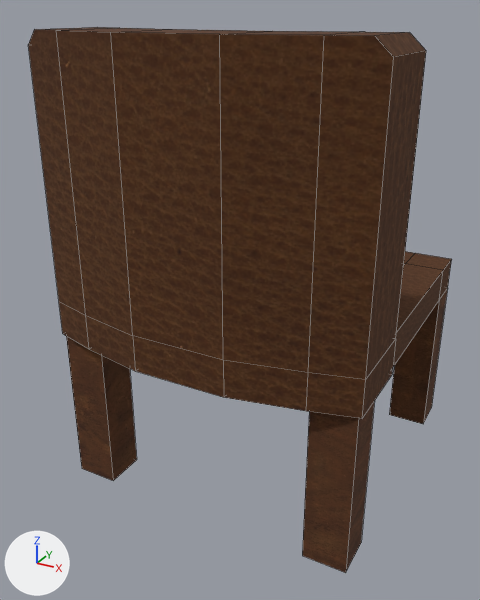
An edit to the FBX model Assets/Bar/Models/chair.fbx, drawn before and after from the same camera.
Camera for both pictures: a camera (50 mm lens) standing at (-1.011, -0.017, 0.553) and looking at (-1.379, 0.653, 0.218). Arrows for +X, +Y and +Z are at lower left; the lights stay in place. The first picture is the older version. Mesh edges are drawn as thin lines. Where no turn or scale is listed for an object, it has been applied to the vertices.

The first picture shows 'Chair.001'.
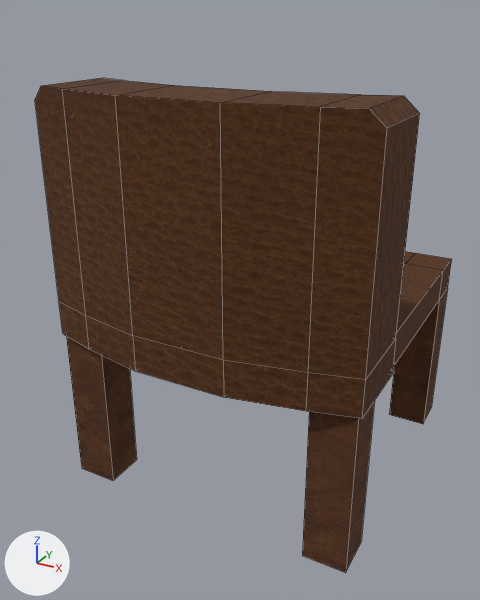
The newer file is also turned or shifted as a whole; pictures and numbers use the older file's frame.

Boxes [x1, y1, x2, y2] around the edits, measured in the pictures (480 x 600 px; the box of a moved part takes in the faces that stretch with it):
```json
{"object": "Chair.001", "change": "reshaped", "before": [28, 27, 452, 573], "after": [35, 78, 452, 573], "on screen": "9% shorter"}
{"part": 1, "of": "me_cylinder_004", "change": "moved or reshaped", "before": [28, 27, 426, 360], "after": [35, 78, 419, 360]}
```

Scene script edits in JSON lines:
```json
{"block": "me_cylinder_004", "where": "# used by ob_chair_001; location = (-1.359, 1.299, 0.081)"}
{"op": "remove", "block": "me_cylinder_004", "code": "me_cylinder_004.from_pydata(...)  # 84 vertices, 76 faces; spans x -0.19..0.19, y -0.815..-0.411, z -0.09..0.453"}
{"op": "add", "block": "me_cylinder_004", "code": "me_cylinder_004.from_pydata(...)  # 84 vertices, 76 faces; spans x -0.19..0.19, y -0.815..-0.411, z -0.09..0.399"}
{"block": "me_cylinder_004", "change": "me_cylinder_004 part 1: all 16 vertices in x -0.19..0.19, y -0.815..-0.687, z 0.438..0.453 are moved by (0.0, 0.0, -0.054)"}
```
